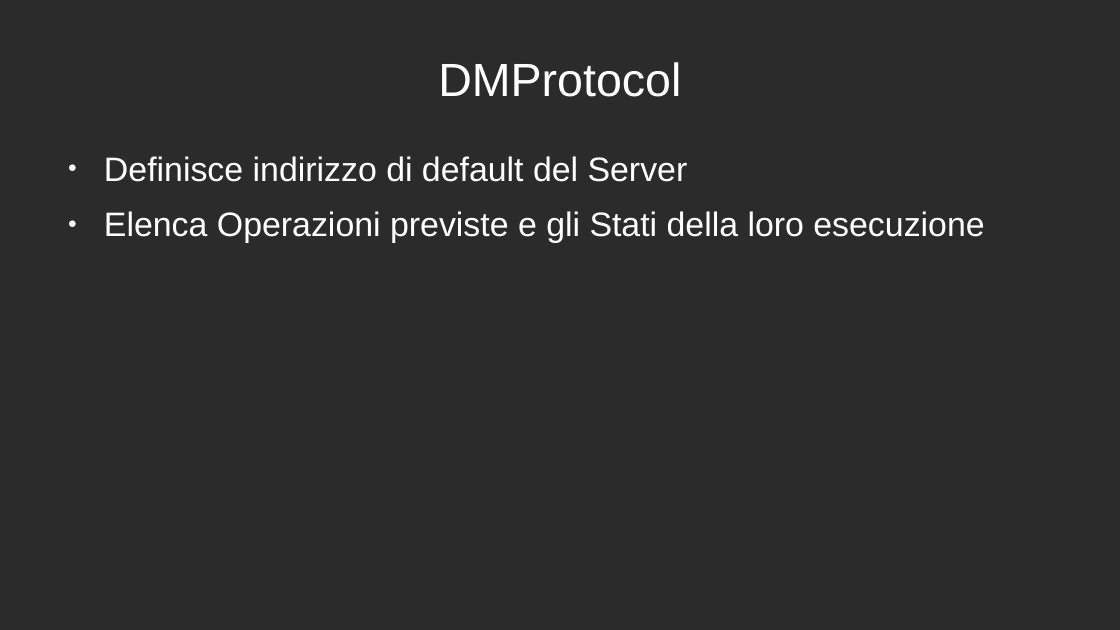
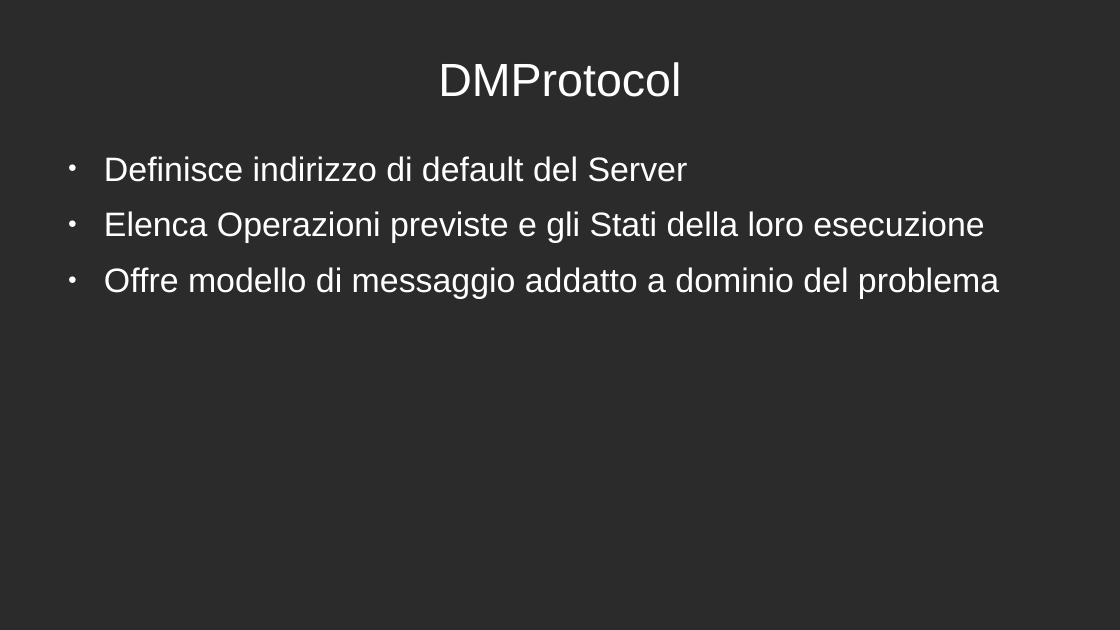
Before and after one commit to Torkin1/IIW_UDP_GBN, a slide deck: slide 18 of doc/slides/implementazione.odp. Drawn at 1120x630 pixels with LibreOffice and Linux fonts; fonts in the diff are those of the drawing; background and template pictures are left out; a plain dark background stands for a picture behind light text. Boxes give left, top, right and bottom in pixels: in the first picture for what was removed or moved away, otherwise in the second. Text is boxed around its words. In the diff, an @@ line names an element or a change of style, - is before the commit and + after.

Commit message:
#85

```diff
--- a/doc/slides/implementazione.odp
+++ b/doc/slides/implementazione.odp
@@ text at [104, 267, 999, 299]: paragraph added @@
+● Offre modello di messaggio addatto a dominio del problema
```
Also in this commit, not shown: 1 other slide changed, 7 slides added, 3 slides removed.
